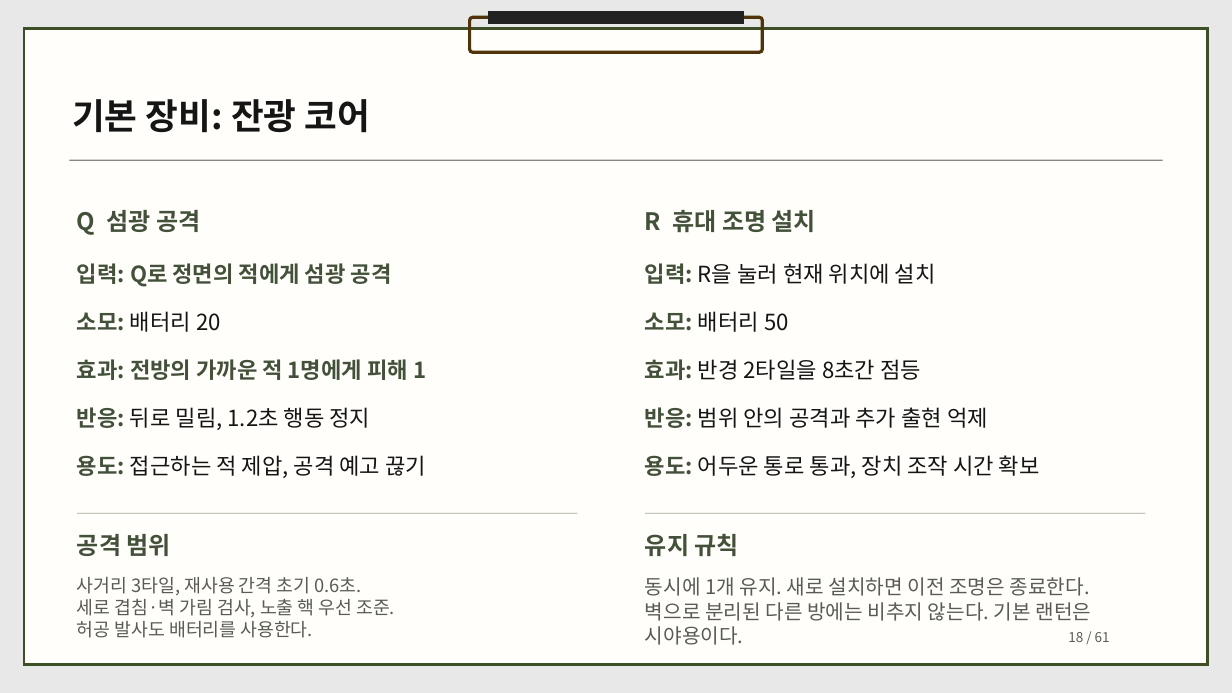
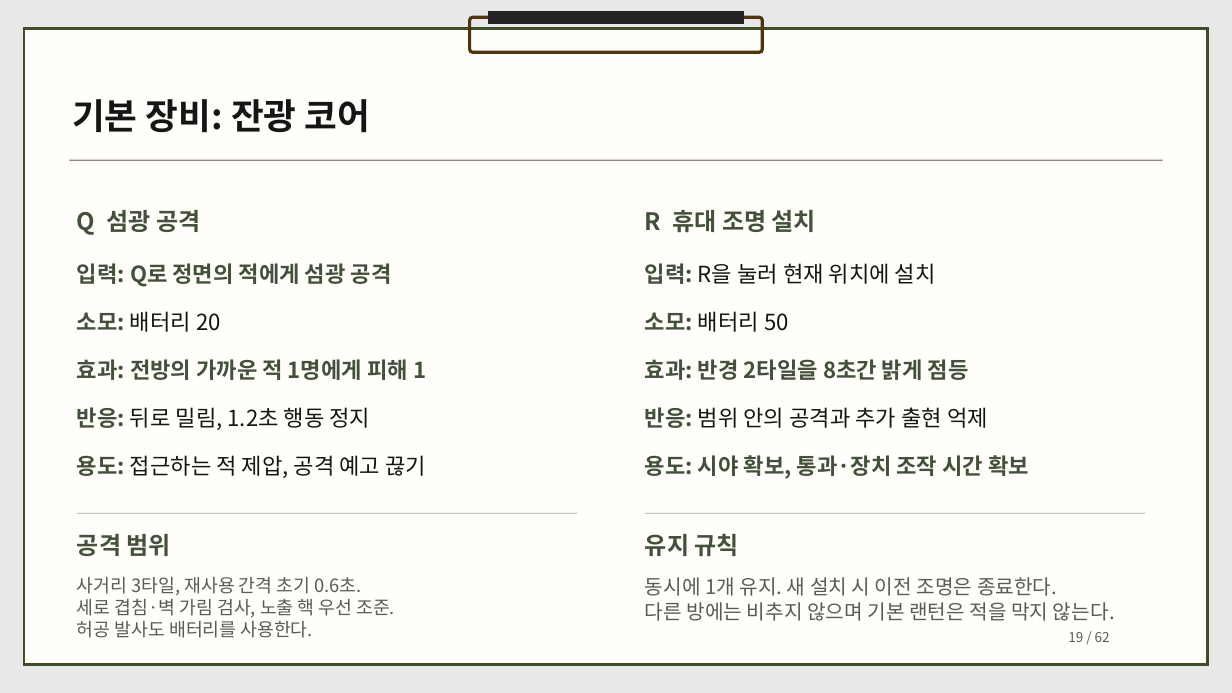
Before and after one commit to dbguswh/2Dgame_project, a slide deck: slide 19 of 2D게임프로그래밍 기획서.pptx (slide 18 before the commit). Drawn at 1232x693 pixels with LibreOffice and Linux fonts; fonts in the diff are those of the drawing. Boxes give left, top, right and bottom in pixels: in the first picture for what was removed or moved away, otherwise in the second. Text is boxed around its words. In the diff, an @@ line names an element or a change of style, - is before the commit and + after.

Commit message:
기획서에 어둠·랜턴·R·영구 점등 페이지와 관련 개발 계획 반영

```diff
--- a/2D게임프로그래밍 기획서.pptx
+++ b/2D게임프로그래밍 기획서.pptx
@@ text at box(645, 359, 969, 380): text changed; text colour #151515 to #43513A; bold on @@
-효과: 반경 2타일을 8초간 점등
+효과: 반경 2타일을 8초간 밝게 점등
@@ text at box(645, 455, 1029, 479): text changed; text colour #151515 to #43513A; bold on @@
-용도: 어두운 통로 통과, 장치 조작 시간 확보
+용도: 시야 확보, 통과·장치 조작 시간 확보
@@ text at box(645, 577, 1115, 621): text changed @@
-동시에 1개 유지. 새로 설치하면 이전 조명은 종료한다.
-벽으로 분리된 다른 방에는 비추지 않는다. 기본 랜턴은 시야용이다.
+동시에 1개 유지. 새 설치 시 이전 조명은 종료한다.
+다른 방에는 비추지 않으며 기본 랜턴은 적을 막지 않는다.
@@ text at box(1068, 632, 1110, 642): text changed @@
-18 / 61
+19 / 62
```
Also in this commit, not shown: 59 other slides changed, 1 slide added.
